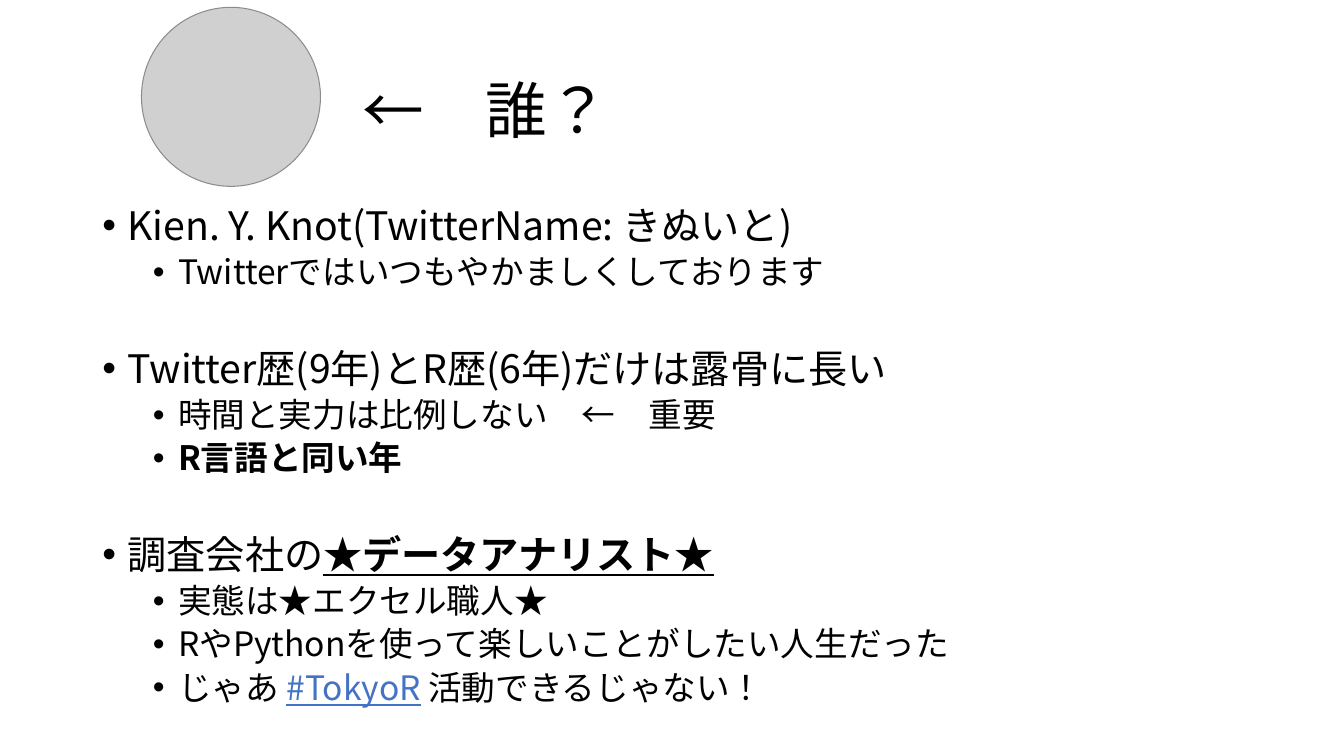
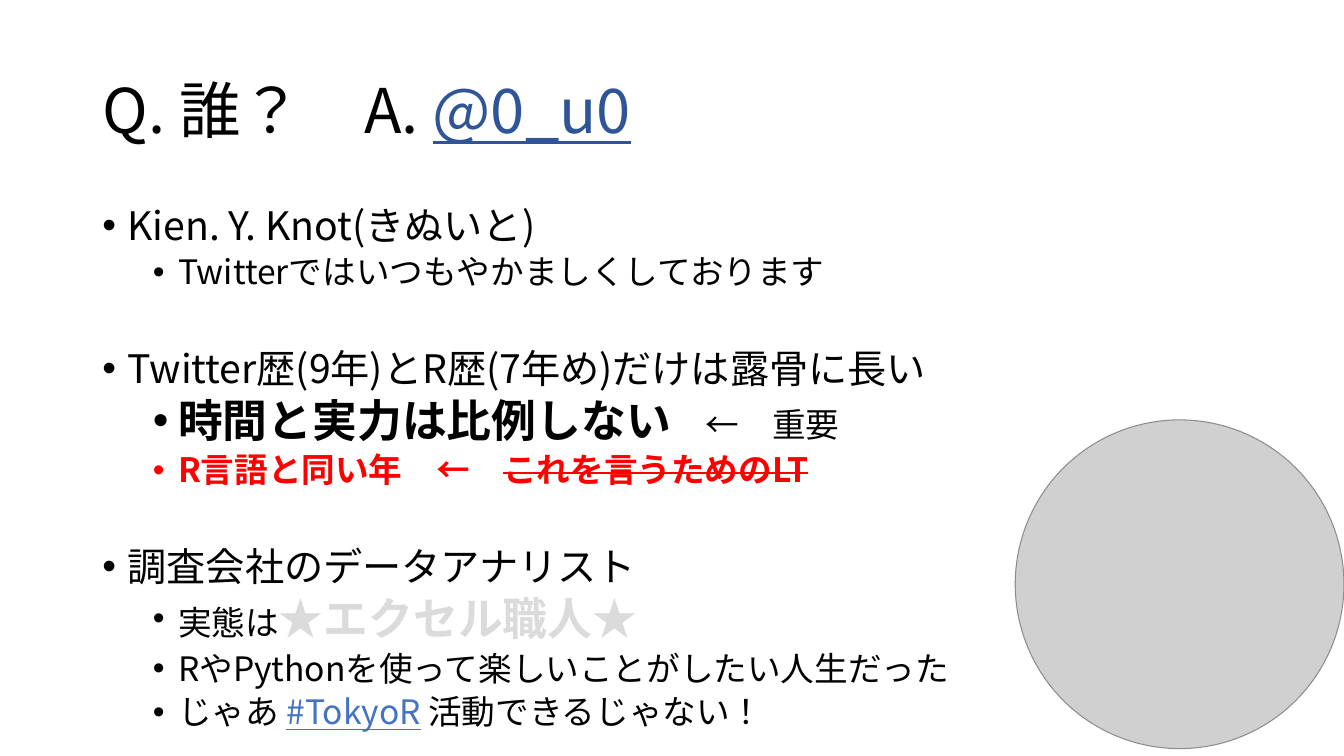
Before and after one commit to 8-u8/Kaggle, a slide deck: slide 3 of Santander/output/caretパッケージを使ったXGBoostのformula型.pptx. Drawn at 1344x756 pixels with LibreOffice and Linux fonts; fonts in the diff are those of the drawing; grey boxes stand for pictures. Boxes give left, top, right and bottom in pixels: in the first picture for what was removed or moved away, otherwise in the second. Text is boxed around its words. In the diff, an @@ line names an element or a change of style, - is before the commit and + after.

```diff
--- a/Santander/output/caretパッケージを使ったXGBoostのformula型.pptx
+++ b/Santander/output/caretパッケージを使ったXGBoostのformula型.pptx
@@ title at bbox=[102, 81, 631, 145]: text changed @@
-← 誰？
+Q. 誰？ A. @0_u0
@@ text at bbox=[128, 208, 535, 248]: text changed @@
-• Kien. Y. Knot(TwitterName: きぬいと)
+• Kien. Y. Knot(きぬいと)
@@ text at bbox=[128, 350, 926, 391]: text changed @@
-• Twitter歴(9年)とR歴(6年)だけは露骨に長い
+• Twitter歴(9年)とR歴(7年め)だけは露骨に長い
@@ text at bbox=[178, 399, 839, 649]: size 24 to 32 pt, bold on in "時間と実力は比例しない", "実態は★エクセル職人★"; text colour #000000 to pattern #A5A5A5 on #DBDBDB, letter outline none to #525252 1 pt in "実態は★エクセル職人★" @@
@@ picture: place and size @@
-picture at bbox=[141, 7, 321, 187]
+picture at bbox=[1015, 420, 1344, 749]
@@ text at bbox=[128, 453, 808, 584]: text changed; size 28 to 24 pt; text colour #000000 to #FF0000 @@
-  • R言語と同い年
-• 調査会社の★データアナリスト★
+  • R言語と同い年 ← これを言うためのLT
+• 調査会社のデータアナリスト
```
Also in this commit, not shown: 22 other slides changed, 1 other file.
